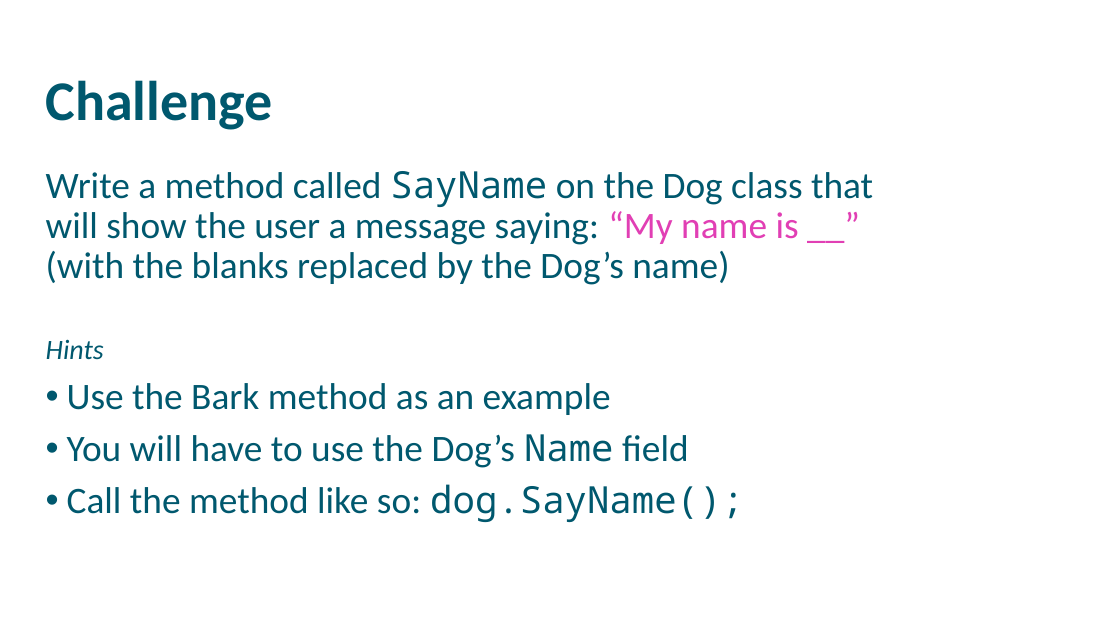
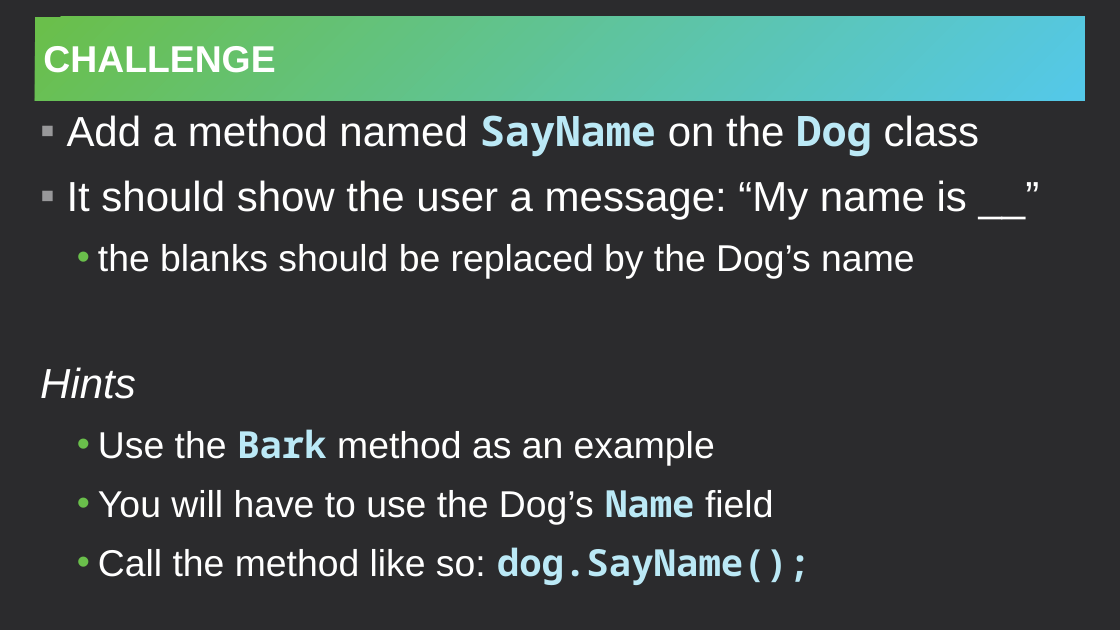
Before and after one commit to hytechclub/cs-102, a slide deck: slide 12 of ClassesIntroduction/ClassesIntro.pptx (slide 9 before the commit). Drawn at 1120x630 pixels with LibreOffice and Linux fonts; fonts in the diff are those of the drawing; background and template pictures are left out. Boxes give left, top, right and bottom in pixels: in the first picture for what was removed or moved away, otherwise in the second. Text is boxed around its words. In the diff, an @@ line names an element or a change of style, - is before the commit and + after.

Commit message:
update classes powerpoint

```diff
--- a/ClassesIntroduction/ClassesIntro.pptx
+++ b/ClassesIntroduction/ClassesIntro.pptx
@@ background #FFFFFF to #2B2B2D @@
@@ title "CHALLENGE": place and size @@
-title "CHALLENGE" at bbox=[46, 80, 273, 130]
+title "CHALLENGE" at bbox=[35, 17, 1086, 101]
@@ title "CHALLENGE" at bbox=[35, 17, 1086, 101]: vertical alignment top to middle; fill none to gradient #6ABF4B to #54C8E8 @@
@@ title at bbox=[43, 46, 275, 73]: text changed; size 48 to 32 pt; font Calibri to Arial; text colour #00586E to #FFFFFF @@
-Challenge
+CHALLENGE
@@ text "Add a method named SayName ...": place and size @@
-text "Add a method named SayName ..." at bbox=[46, 171, 873, 522]
+text "Add a method named SayName ..." at bbox=[40, 115, 980, 585]
@@ text at bbox=[67, 115, 980, 278]: text changed; size 32 to 36 pt; font Calibri to Arial; text colour #00586E to #FFFFFF @@
-Write a method called SayName on the Dog class that will show the user a message saying: “My name is __” (with the blanks replaced by the Dog’s name)
+▪ Add a method named SayName on the Dog class
+▪ It should show the user a message: “My name is __”
+  • the blanks should be replaced by the Dog’s name
@@ text at bbox=[40, 367, 811, 585]: size 24 to 36 pt in "Hints"; font Calibri to Arial, text colour #00586E to #FFFFFF in "Hints", "Use the method as an example", "You will have to use the Dog’s ...", "Call the method like so:"; font Calibri to Noto Sans Mono in "Bark"; text colour #00586E to #BBE9F6, bold on in "Bark", "Name", "dog.SayName();"; indent changed; line spacing 0.9 to 1; more space between paragraphs; list level 1 to 2 in "Use the Bark method as ..."; list level 1 to 2 in "You will have to use ..."; list level 1 to 2 in "Call the method like so: ..." @@
```
Also in this commit, not shown: 6 other slides changed, 7 slides added, 3 slides removed.
